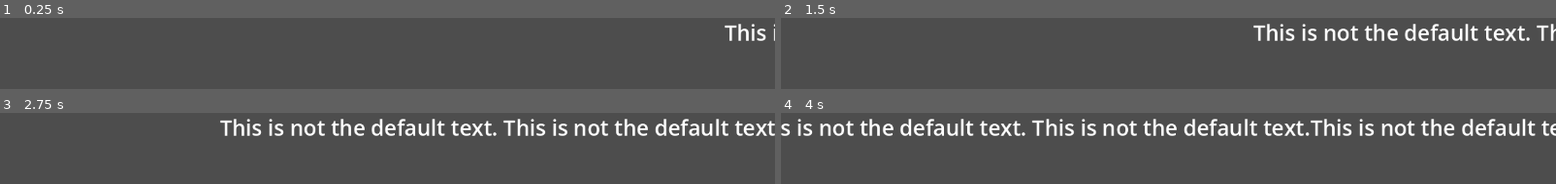
Above: before the commit, frames 1-4 (two rows, left to right).
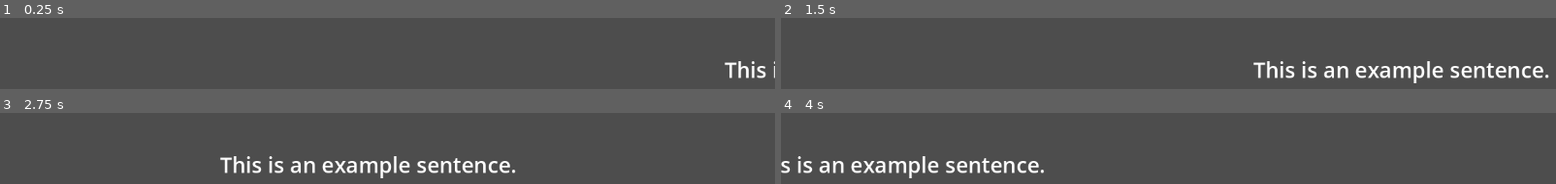
Above: after the commit, the same moments.

Repository: rdp1070/puppettalkbubbles
Game: Godot game, scene res://scenes/main.tscn
The game is run twice, just before and just after one commit, with the same random seed, the same clock (stepped at 60 frames per second) and the same inputs.
Inputs:
- Up to frame 1 (0.25 s): no input
- Up to frame 2 (1.5 s): no input
- Up to frame 3 (2.75 s): no input
- Up to frame 4 (4 s): no input

The runs differ from the first frame. In frame 1, 1.1% of the frame differs, in the area x 93-100%, y 8-86%; in frame 2, 7.1%; in frame 3, 10%; in frame 4, 13%, in the area x 0-100%, y 8-92%.

Commit message:
Load the text files from a temp file

Diff:
--- a/scenes/main.tscn
+++ b/scenes/main.tscn
@@ -1,11 +1,6 @@
-[gd_scene load_steps=3 format=3 uid="uid://d0jf7ejt8ak07"]
+[gd_scene load_steps=2 format=3 uid="uid://d0jf7ejt8ak07"]
 
 [ext_resource type="Script" path="res://scripts/main.gd" id="1_7hocn"]
-[ext_resource type="PackedScene" uid="uid://cv7w5bwdfw354" path="res://scenes/scrollText.tscn" id="2_px7su"]
 
 [node name="Node2D" type="Node2D"]
 script = ExtResource("1_7hocn")
-
-[node name="ScrollText" parent="." instance=ExtResource("2_px7su")]
-scrolling_text = "This is not the default text. This is not the default text.This is not the default text.This is not the default text.This is not the default text.This is not the default text."
-text_color = Color(1, 0, 1, 1)
--- a/scripts/ScrollText.gd
+++ b/scripts/ScrollText.gd
@@ -2,15 +2,11 @@
 
 signal off_screen
 
-@onready
-var textLabel = $RichTextLabel
+@onready var textLabel = $RichTextLabel
 
-@export
-var speed:int = 5
-@export
-var scrolling_text:String = "This is the default text."
-@export_color_no_alpha
-var text_color:Color = Color.BLACK
+@export var speed:int = 5
+@export var scrolling_text:String = "This is the default text."
+@export_color_no_alpha var text_color:Color = Color.BLACK
 
 var position:Vector2 = Vector2.ZERO
 
--- a/scripts/main.gd
+++ b/scripts/main.gd
@@ -1,8 +1,10 @@
 extends Node
 
+# preload the scene file we are making instances of
+var ScrollText = preload("res://scenes/scrollText.tscn")
+
 # load in the file reference itself here
-@onready
-var textFile = $"res://assets/exampleText.txt"
+var text_file_location = "res://assets/exampleText.txt"
 var listScrollTexts = []
 
 # Called when the node enters the scene tree for the first time.
@@ -13,21 +15,35 @@
 
 func setUp() -> void:
 	print_debug("inside setup")
-
-	$ScrollText.off_screen.connect(_on_scrollText_off_screen)
 	# we are going to load in the text from the file here.
 	# go into the text file, load all the words in it
 	# split those words on the /n and the new line character
 	# turn this into an array and save it globally.
+
+	var file_text = load_text_file(text_file_location)
+	if (file_text != null):
+		var textList = file_text.split("/n", false, 0)
+		for text:String in textList:
+			var scroll_text_instance = ScrollText.instantiate()
+			scroll_text_instance.scrolling_text = text
+			listScrollTexts.push_back(scroll_text_instance)
+			pass
 	pass
+
+func load_text_file(path:String):
+	return FileAccess.open(path, FileAccess.READ).get_as_text()
 
 func scrollWords() -> void:
 	print_debug("inside scroll words")
-
 	# in here we are goin to use the new array we just made in setup
 	# we will use this array in order to create all the scrolling word child scenes.
-	# those scrolling words will be their own children scenes, and they will signal when they are done
-	# then we can set off the next one.
+	# those scrolling words will be their own children scenes,
+	# and they will signal when they are done then we can set off the next one.
+
+	if (listScrollTexts.size() > 0):
+		listScrollTexts[0].off_screen.connect(_on_scrollText_off_screen)
+		add_child(listScrollTexts[0])
+
 	pass
 
 # Called every frame. 'delta' is the elapsed time since the previous frame.
@@ -40,4 +56,6 @@
 	print_debug("inside _on_scrollText_off_screen")
 	remove_child(node)
 	node.queue_free()
+	listScrollTexts.remove_at(0)
+	scrollWords()
 	pass
Not shown, changed: assets/exampleText.txt
